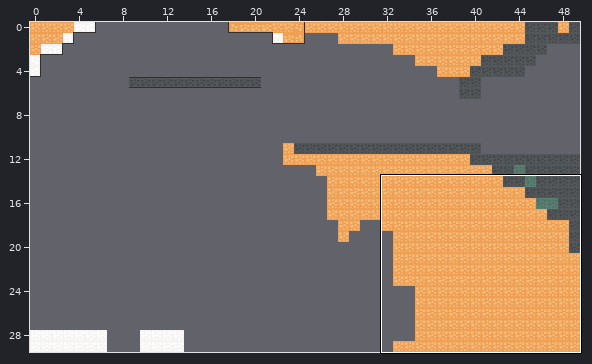
One commit to this Tiled map: js/maps/map11.tmx. The picture above shows the old version from afar; the outline marks the close-up.
Close-up. Before the edit:
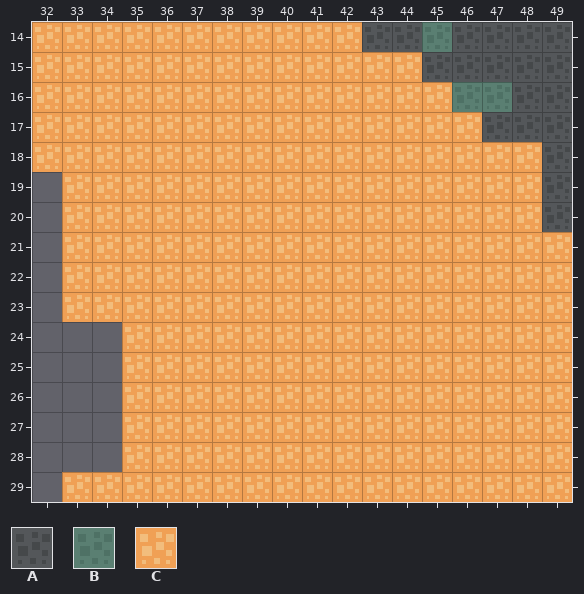
Cells are 20x20 px. Shown: x 32..49, y 14..29. The commit also changed other parts of the map, which this record leaves out.
Key: from "tiles": A 43, B 44, C 48.
_ is an empty cell.
Layer "platforms" before, first column x 32:
14 CCCCCCCCCCCAABAAAA
15 CCCCCCCCCCCCCAAAAA
16 CCCCCCCCCCCCCCBBAA
17 CCCCCCCCCCCCCCCAAA
18 CCCCCCCCCCCCCCCCCA
19 _CCCCCCCCCCCCCCCCA
20 _CCCCCCCCCCCCCCCCA
21 _CCCCCCCCCCCCCCCCC
22 _CCCCCCCCCCCCCCCCC
23 _CCCCCCCCCCCCCCCCC
24 ___CCCCCCCCCCCCCCC
25 ___CCCCCCCCCCCCCCC
26 ___CCCCCCCCCCCCCCC
27 ___CCCCCCCCCCCCCCC
28 ___CCCCCCCCCCCCCCC
29 _CCCCCCCCCCCCCCCCC
The result:
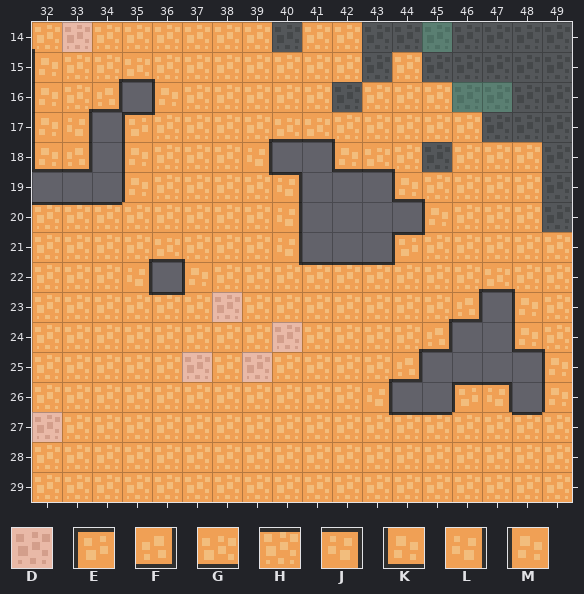
Further tiles: from "tiles": D 47, E 61, F 74, G 87, H 100, J 113, K 126, L 139, M 152.
The exact change:
Changed rows in their new state; . is an unchanged cell.
Layer "platforms":
first column x 32:
14 .D......A.........
15 M..G.......A......
16 M.F_M.....A.......
17 ML_E....GG........
18 KF_M...L__KG.A....
19 .__M....J___K.....
20 HHH.....L____M....
21 C...G...L___E.....
22 C..L_M...HHH...G..
23 C...H.D.......F_M.
24 CCC.....D....F__K.
25 CCC..D.D....F____M
26 CCC........L__EJ_M
27 DCC.........HH..H.
28 CCC...............
29 C.................
Changed places in both close-ups, as pixel boxes (x1, y1, x2, y2):
changed: (32, 22, 242, 502)
changed: (272, 22, 302, 52)
changed: (242, 52, 570, 415)
